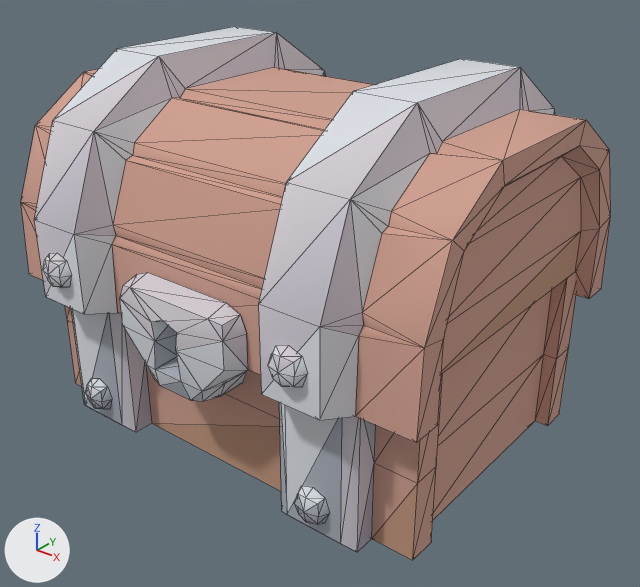
Before and after pictures for a commit that changed the glTF model example_game/world/props/chest-gold.prop/model.glb.
One viewpoint serves both versions: a camera (50 mm lens) standing at (1.298, -1.566, 1.286) and looking at (0.06, -0.019, 0.327). The lights are fixed; the arrows at lower left show +X, +Y and +Z. The older version comes first. Mesh edges are drawn as thin lines. Vertices at exactly the same position are counted once.

The scene before the commit, as lines of its bpy script (objects in view):
```python
me_model = bpy.data.meshes.new('model')
me_model.from_pydata(...)  # 842 vertices, 1568 faces; spans x -0.595..0.595, y -0.506..0.506, z -0.02..0.89
me_model.materials.append(mat_style)
ob_model = bpy.data.objects.new('model', me_model)
ob_model.location = (0.0, 0.0, 0.0)
```
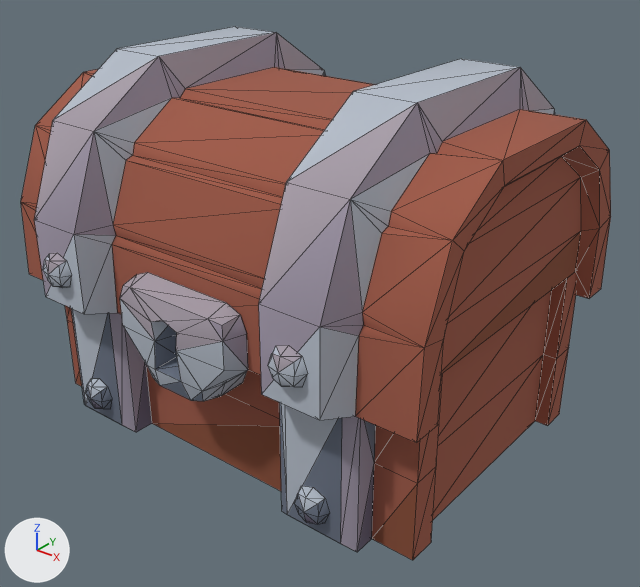
What differs and where, as boxes [x1, y1, x2, y2] in the pictures (640 x 587 px):
```json
{"part": 1, "of": "me_model", "change": "recoloured", "before": [21, 67, 611, 560], "after": [21, 67, 611, 560], "on screen": "beige to brown"}
{"part": 2, "of": "me_model", "change": "recoloured", "before": [43, 27, 554, 515], "after": [43, 27, 554, 515]}
{"part": 3, "of": "me_model", "change": "recoloured", "before": [34, 32, 555, 552], "after": [34, 32, 555, 552], "on screen": "light grey to grey"}
```

Edits to the scene script, one JSON object a line:
```json
{"block": "me_model", "where": "me_model.from_pydata(...)  # 842 vertices, 1568 faces; spans x -0.595..0.595, y -0.506..0.506, z -0.02..0.89"}
{"block": "me_model", "where": "# used by ob_model"}
{"block": "me_model", "change": "me_model part 1: 414 faces centred in x -0.595..0.595, y -0.429..0.434, z -0.02..0.812 are repainted in the vertex colours; the middle colour goes from beige #d0a090 to brown #a05a47"}
{"block": "me_model", "change": "me_model part 2: 156 faces centred in x -0.455..0.455, y -0.499..0.506, z 0.084..0.89 are repainted in the vertex colours; the middle colour goes from white #dbdfe5 to light grey #b4bcc8"}
{"block": "me_model", "change": "me_model part 3: 214 faces centred in x -0.455..0.455, y -0.499..0.506, z 0.044..0.864 are repainted in the vertex colours; the middle colour goes from light grey #cec9d3 to grey #9e95a6"}
```
